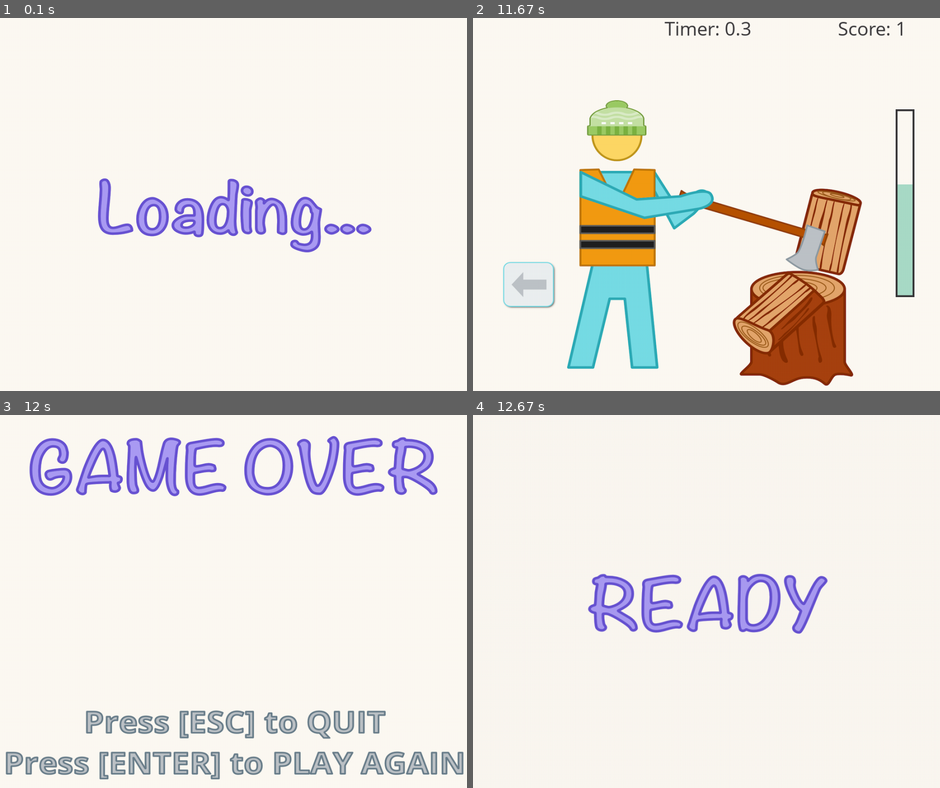
Above: before the commit, frames 1-4 (two rows, left to right).
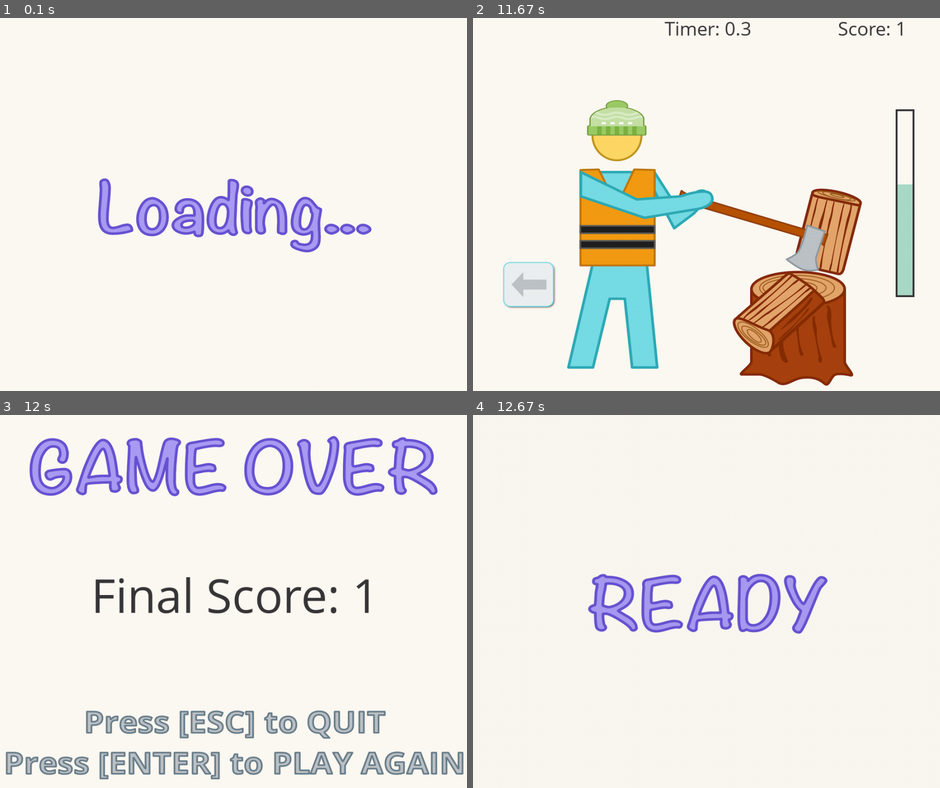
Above: after the commit, the same moments.

Repository: jwl-7/Stick-Bop
Game: pygame game, started from stick-bop.py
The game is run twice, just before and just after one commit, with the same random seed, the same clock (stepped at 60 frames per second) and the same inputs.
Inputs:
- Up to frame 1 (0.1 s): no input
- Up to frame 2 (11.67 s): tap Enter at 0.33 s; tap Space at 3.73, 4.13, 4.43, 4.63, 4.93, 5.3, 5.7, 6, 6.2, 6.5, 7.03, 7.33, 8.53, 8.83, 9.2, 9.5, 9.7, 10, 10.2, 10.5, 10.7, 11, 11.27, 11.57 s; hold Right 6.97-7.43 s; hold Right 8.47-9.1 s; hold Left 9.13-9.6 s; hold Right 9.63-10.1 s; hold Right 10.13-10.6 s; hold Left 10.63-11.17 s; hold Left 11.2-11.6 s; hold Right from 11.63 s (still down)
- Up to frame 3 (12 s): keep holding Right; tap Space at 11.7 s
- Up to frame 4 (12.67 s): tap Space at 12 s; release Right at 12.27 s; tap Enter at 12.3, 12.63 s

Frames 1-2 are identical in both runs. In frame 3, 1.5% of the frame differs, in the area x 20-79%, y 43-54%; in frame 4, nothing differs.

Commit message:
fixed final score text not showing on losss screen

Diff:
--- a/data/states.py
+++ b/data/states.py
@@ -1034,8 +1034,8 @@
 
     def startup(self):
         self.loss_img = tools.images['game-over']
+        self.score_text = 'Final Score: ' + str(self.score)
         tools.play_music(tools.sounds['piano-lofi-rain'])
-        self.score_text = 'Final Score: ' + str(self.score)
 
     def get_event(self, event):
         if event.type == pygame.KEYDOWN and event.key == pygame.K_ESCAPE:
@@ -1045,9 +1045,9 @@
 
     def update(self, screen, dt):
         self.loss_img = tools.render_image(self.loss_img, self.screen_size, screen)
+        self.draw(screen)
         tools.clear_text(tools.fonts['OpenSans-Regular'], tools.WHITE, self.score_text, 100, self.screen_width/2, self.screen_height/2.5, screen)
         tools.render_text(tools.fonts['OpenSans-Regular'], tools.BLACK, self.score_text, 100, self.screen_width/2, self.screen_height/2.5, screen)
-        self.draw(screen)
 
     def draw(self, screen):
         screen.blit(self.loss_img, [0, 0])
